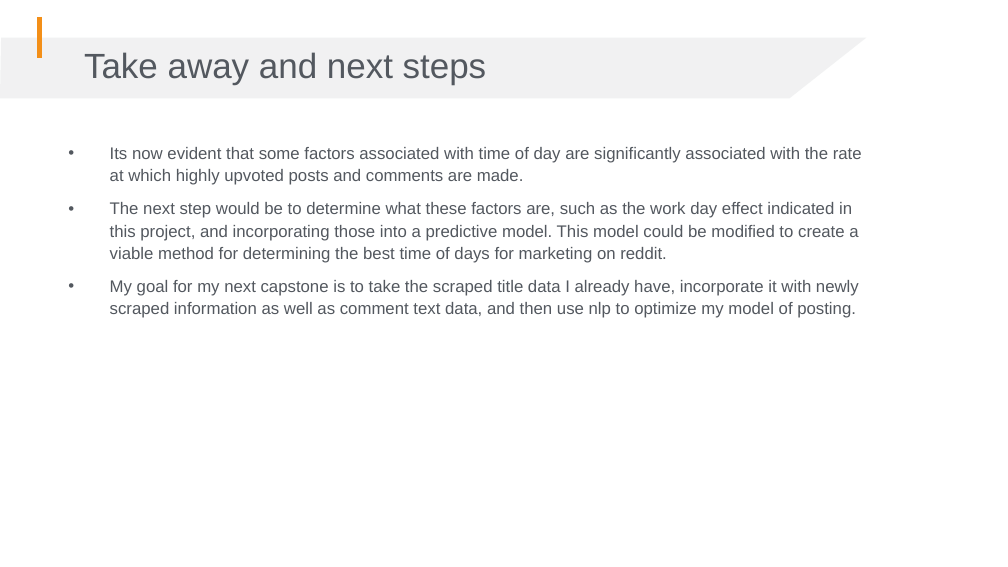
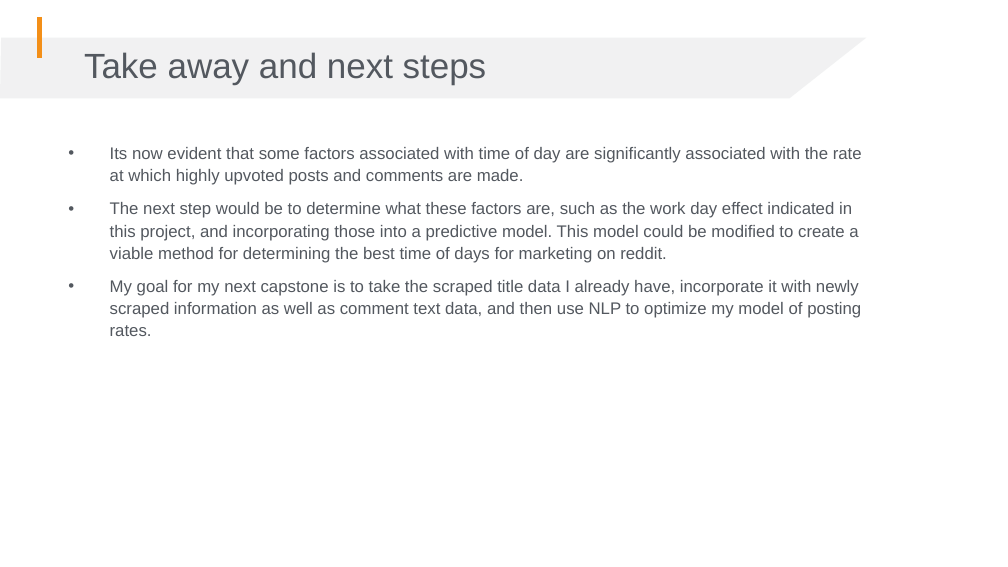
Before and after one commit to Jameshskelton/Simple-Reddit-Scraper, a slide deck: slide 7 of G103-capstone-1-pres-draft-1.pptx. Drawn at 1008x567 pixels with LibreOffice and Linux fonts; fonts in the diff are those of the drawing; background and template pictures are left out. Boxes give left, top, right and bottom in pixels: in the first picture for what was removed or moved away, otherwise in the second. Text is boxed around its words. In the diff, an @@ line names an element or a change of style, - is before the commit and + after.

```diff
--- a/G103-capstone-1-pres-draft-1.pptx
+++ b/G103-capstone-1-pres-draft-1.pptx
@@ text at box(110, 280, 861, 336): text changed @@
-• My goal for my next capstone is to take the scraped title data I already have, incorporate it with newly scraped information as well as comment text data, and then use nlp to optimize my model of posting.
+• My goal for my next capstone is to take the scraped title data I already have, incorporate it with newly scraped information as well as comment text data, and then use NLP to optimize my model of posting rates.
```
Also in this commit, not shown: 3 other slides changed, 1 other file.
